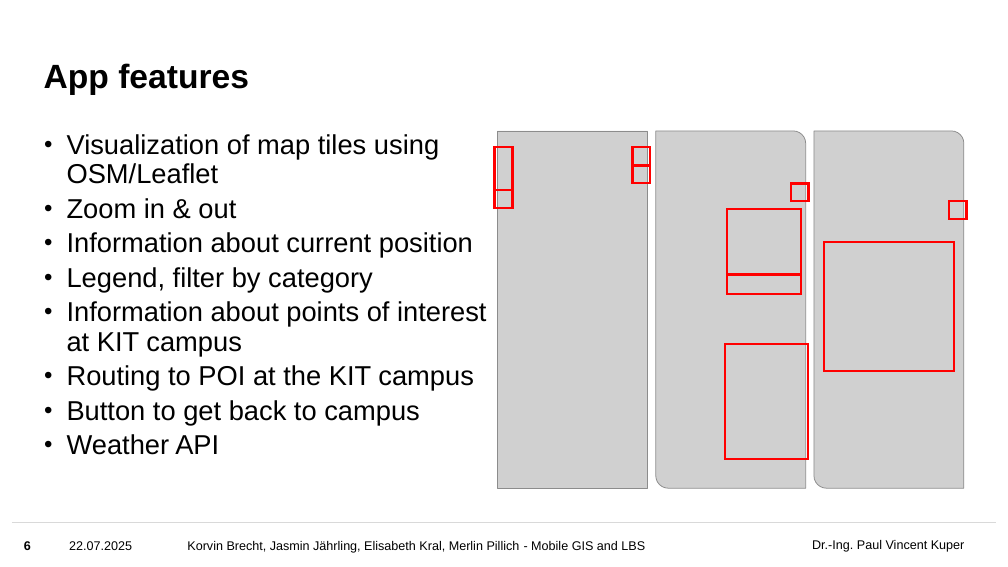
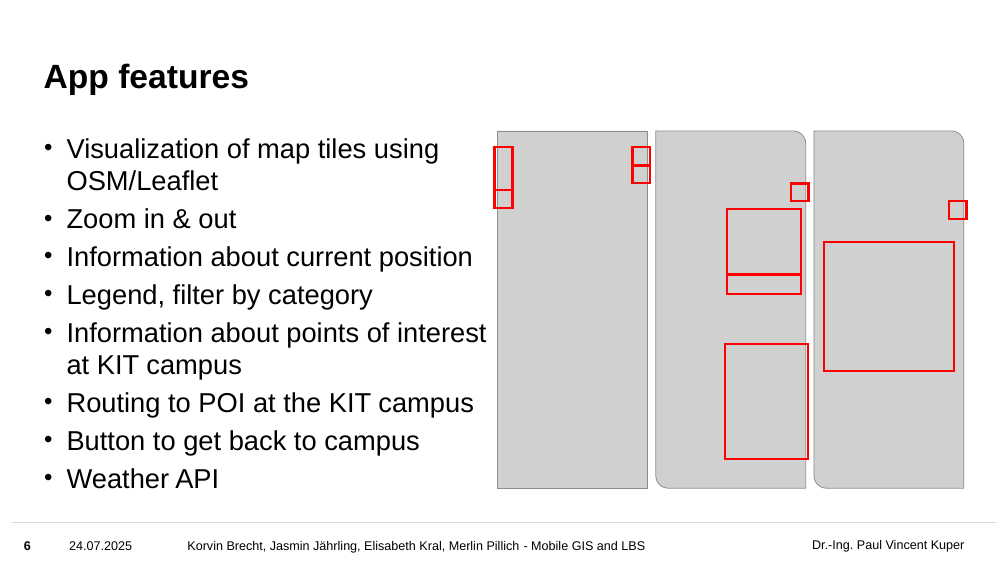
Before and after one commit to 20korvin01/www, a slide deck: slide 6 of presentation/finale_präsentation_mobileGIS_G3.pptx. Drawn at 1008x567 pixels with LibreOffice and Linux fonts; fonts in the diff are those of the drawing; grey boxes stand for pictures; background and template pictures are left out. Boxes give left, top, right and bottom in pixels: in the first picture for what was removed or moved away, otherwise in the second. Text is boxed around its words. In the diff, an @@ line names an element or a change of style, - is before the commit and + after.

```diff
--- a/presentation/finale_präsentation_mobileGIS_G3.pptx
+++ b/presentation/finale_präsentation_mobileGIS_G3.pptx
@@ text "Visualization of map tiles using ..." at bbox=[67, 138, 486, 489]: line spacing 0.9 to 1 @@
@@ text at bbox=[69, 541, 132, 550]: text changed @@
-22.07.2025
+24.07.2025
```
Also in this commit, not shown: 6 other slides changed, 8 other files.
